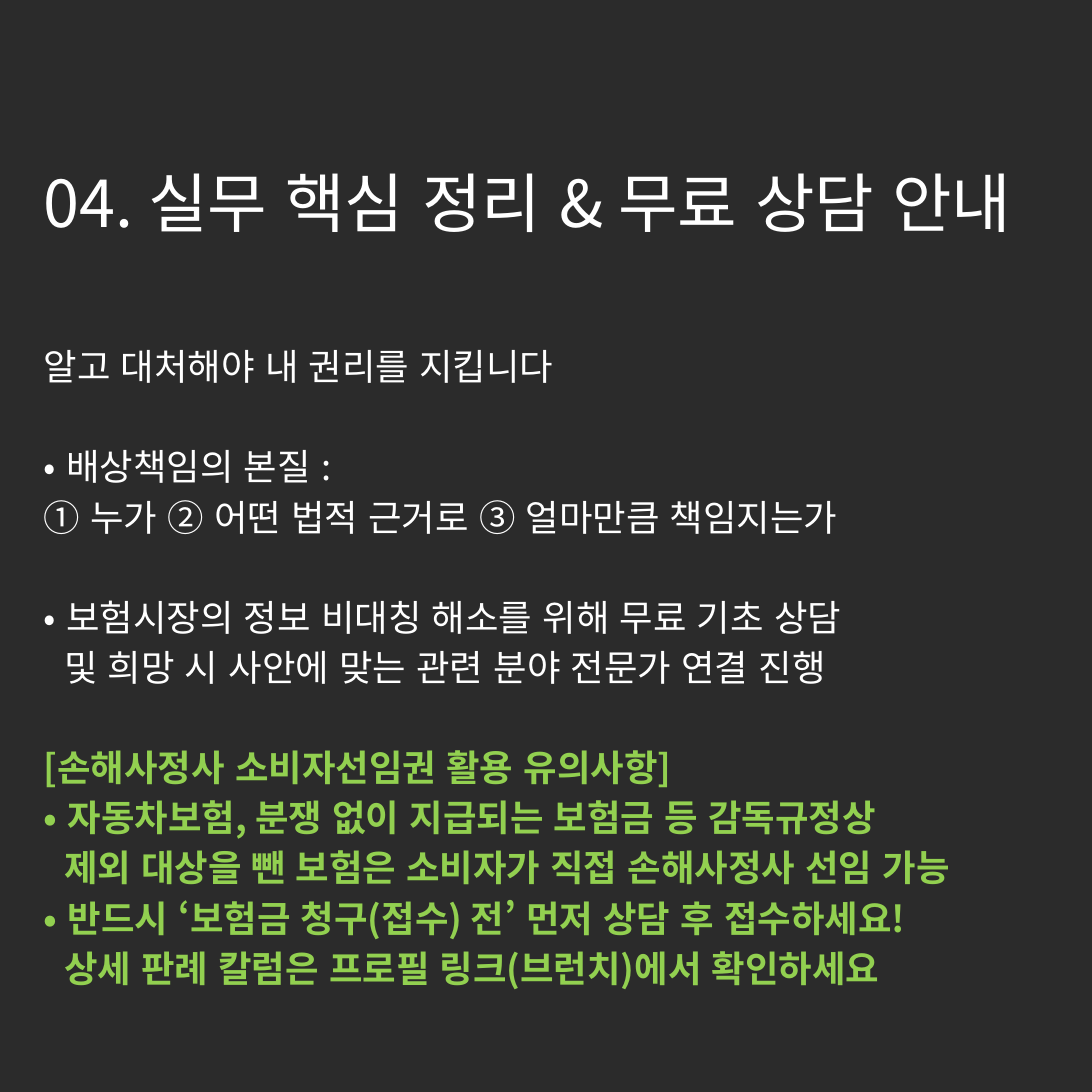
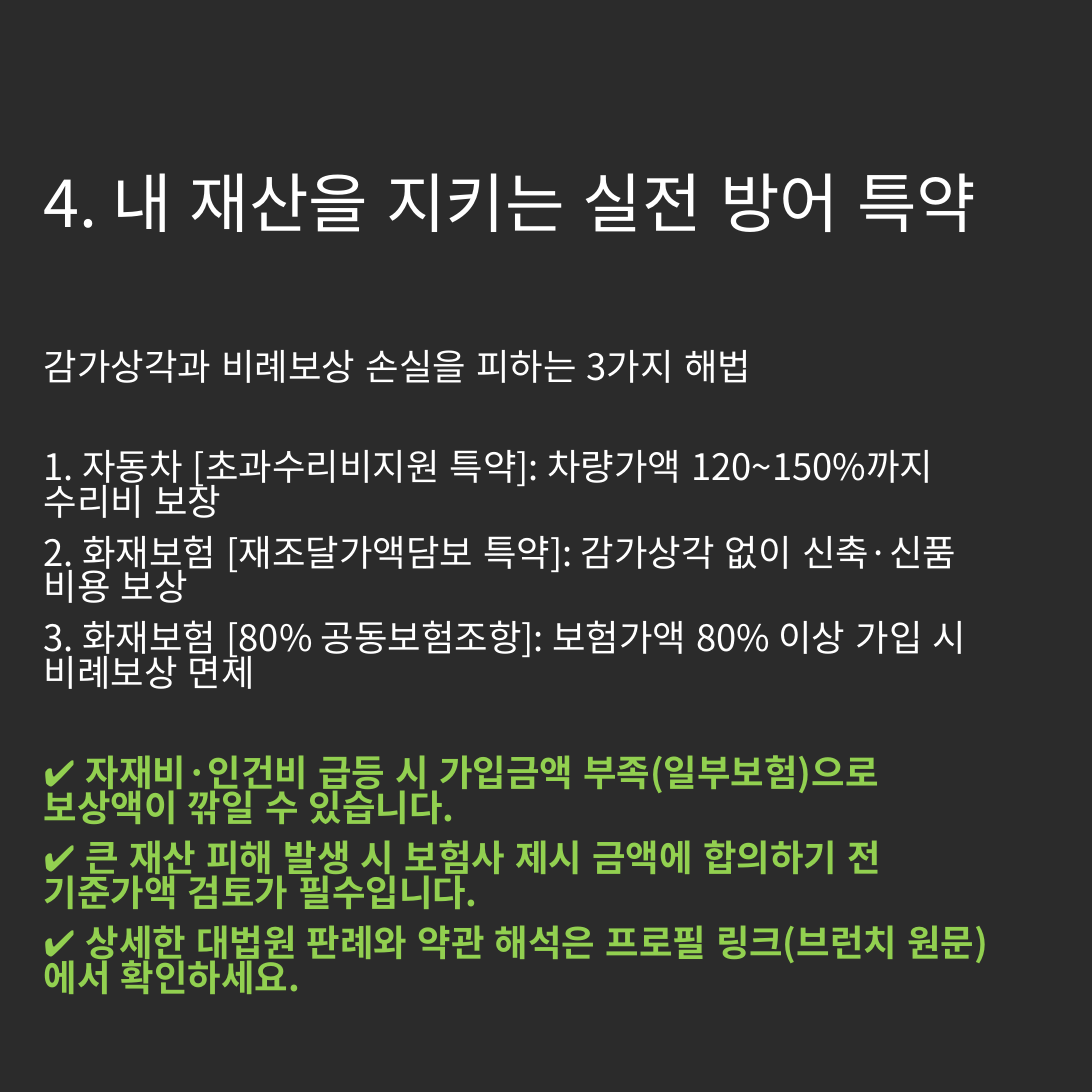
Before and after one commit to tladjuster00000029/brunch-SNS--auto, a slide deck: slide 5 of posts/images/generated_cards.pptx. Drawn at 1092x1092 pixels with LibreOffice and Linux fonts; fonts in the diff are those of the drawing; background and template pictures are left out; a plain dark background stands for a picture behind light text. Boxes give left, top, right and bottom in pixels: in the first picture for what was removed or moved away, otherwise in the second. Text is boxed around its words. In the diff, an @@ line names an element or a change of style, - is before the commit and + after.

```diff
--- a/posts/images/generated_cards.pptx
+++ b/posts/images/generated_cards.pptx
@@ title at bbox=[44, 173, 976, 232]: text changed @@
-04. 실무 핵심 정리 & 무료 상담 안내
+4. 내 재산을 지키는 실전 방어 특약
@@ subtitle at bbox=[44, 350, 988, 995]: text changed; text colour #92D050 to #FFFFFF; bold off @@
-알고 대처해야 내 권리를 지킵니다
-• 배상책임의 본질 :
-① 누가 ② 어떤 법적 근거로 ③ 얼마만큼 책임지는가
-• 보험시장의 정보 비대칭 해소를 위해 무료 기초 상담
-및 희망 시 사안에 맞는 관련 분야 전문가 연결 진행
-[손해사정사 소비자선임권 활용 유의사항]
-• 자동차보험, 분쟁 없이 지급되는 보험금 등 감독규정상
-제외 대상을 뺀 보험은 소비자가 직접 손해사정사 선임 가능
-• 반드시 ‘보험금 청구(접수) 전’ 먼저 상담 후 접수하세요!
-상세 판례 칼럼은 프로필 링크(브런치)에서 확인하세요
+감가상각과 비례보상 손실을 피하는 3가지 해법
+1. 자동차 [초과수리비지원 특약]: 차량가액 120~150%까지 수리비 보장
+2. 화재보험 [재조달가액담보 특약]: 감가상각 없이 신축·신품 비용 보상
+3. 화재보험 [80% 공동보험조항]: 보험가액 80% 이상 가입 시 비례보상 면제
+✔ 자재비·인건비 급등 시 가입금액 부족(일부보험)으로 보상액이 깎일 수 있습니다.
+✔ 큰 재산 피해 발생 시 보험사 제시 금액에 합의하기 전 기준가액 검토가 필수입니다.
+✔ 상세한 대법원 판례와 약관 해석은 프로필 링크(브런치 원문)에서 확인하세요.
```
Also in this commit, not shown: 4 other slides changed, 5 other files.
